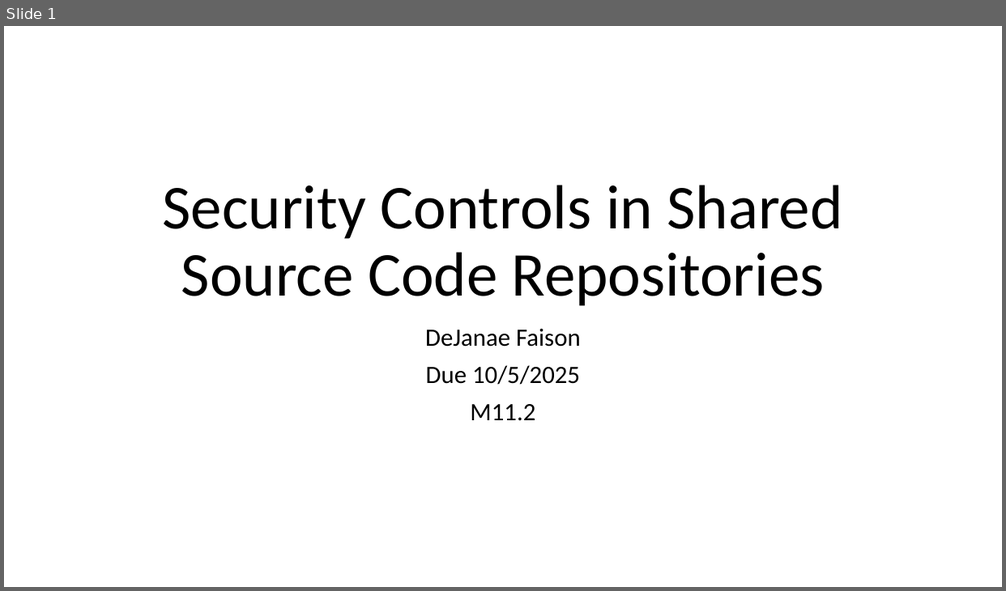
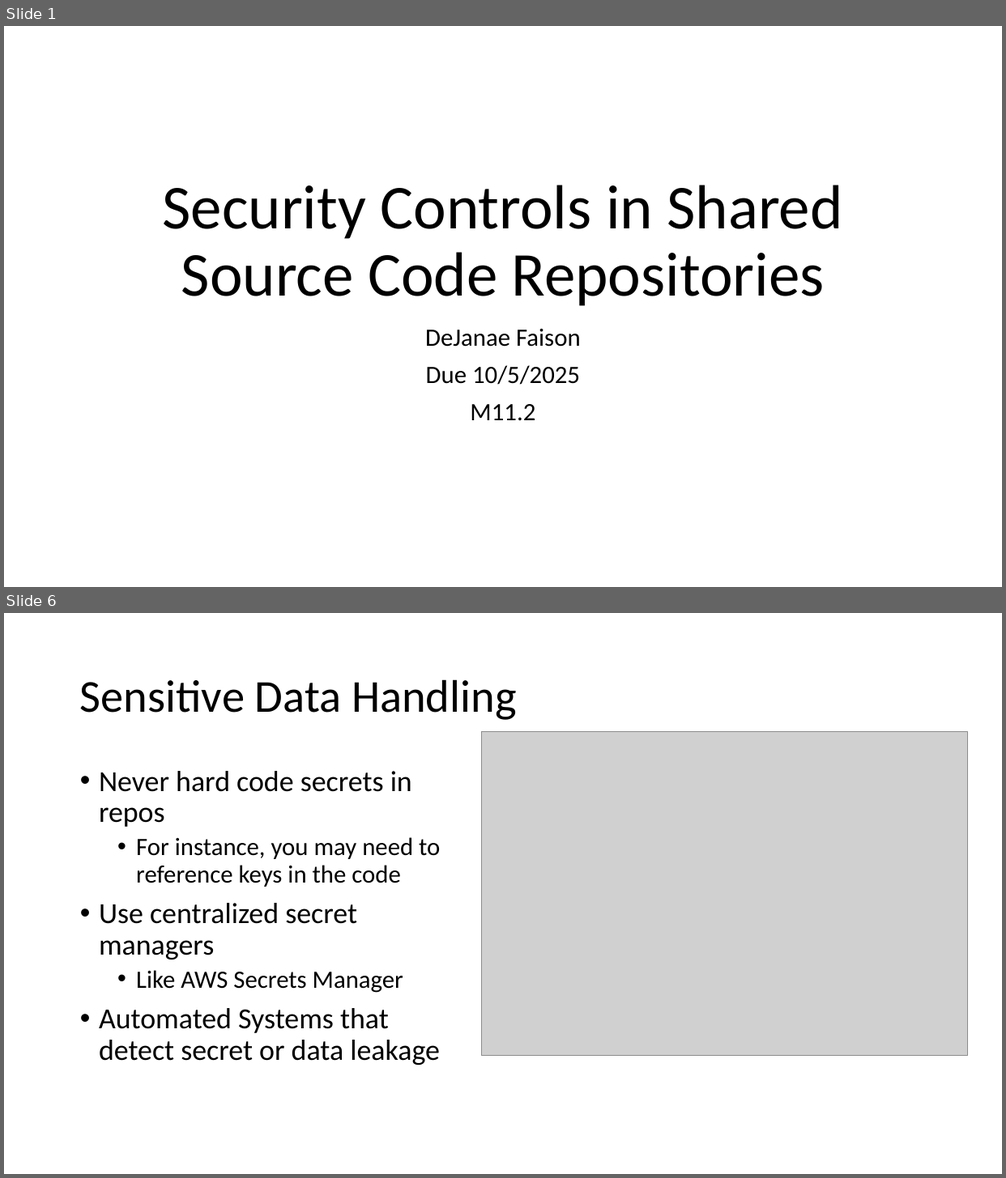
Before and after one commit to D-Faison/csd-380, a slide deck: module-11/Faison_11_SecuirtyControls.pptx. Shown one above the other, each under a label of ours: slide 1 before the commit, slides 1 and 6 after it; the slides between them are not shown. The pictures are 1006x591 and 1006x1178 pixels, drawn with LibreOffice and Linux fonts; fonts in the diff are those of the drawing; grey boxes stand for pictures. Boxes give left, top, right and bottom in pixels: in the first picture for what was removed or moved away, otherwise in the second. Text is boxed around its words. In the diff, an @@ line names an element or a change of style, - is before the commit and + after.

```diff
--- a/module-11/Faison_11_SecuirtyControls.pptx
+++ b/module-11/Faison_11_SecuirtyControls.pptx
@@ slide 6 added at box(4, 613, 1002, 1174), background #FFFFFF @@
@@ title added at box(80, 679, 517, 720), 44 pt, text #000000 @@
+Sensitive Data Handling
@@ picture added at box(482, 732, 967, 1055) @@
@@ text added at box(99, 771, 440, 1065), 28 pt, text #000000 @@
+• Never hard code secrets in repos
+  • For instance, you may need to reference keys in the code
+• Use centralized secret managers
+  • Like AWS Secrets Manager
+• Automated Systems that detect secret or data leakage
```
Also in this commit, not shown: 2 slides changed, 5 other slides added, 1 slide removed.
